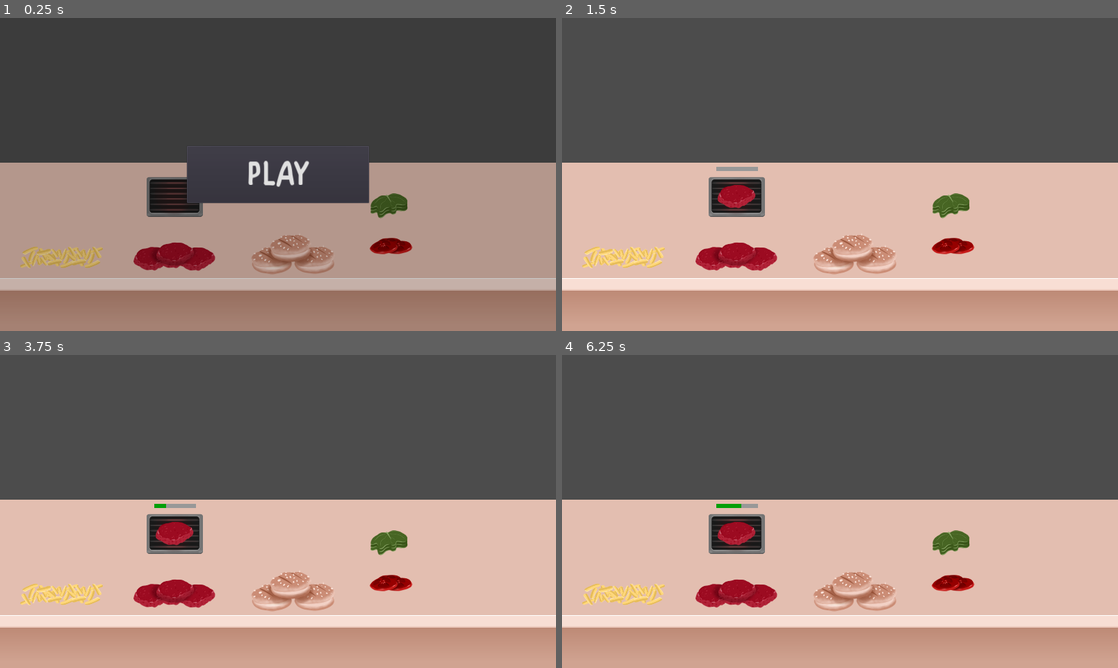
Above: before the commit, frames 1-4 (two rows, left to right).
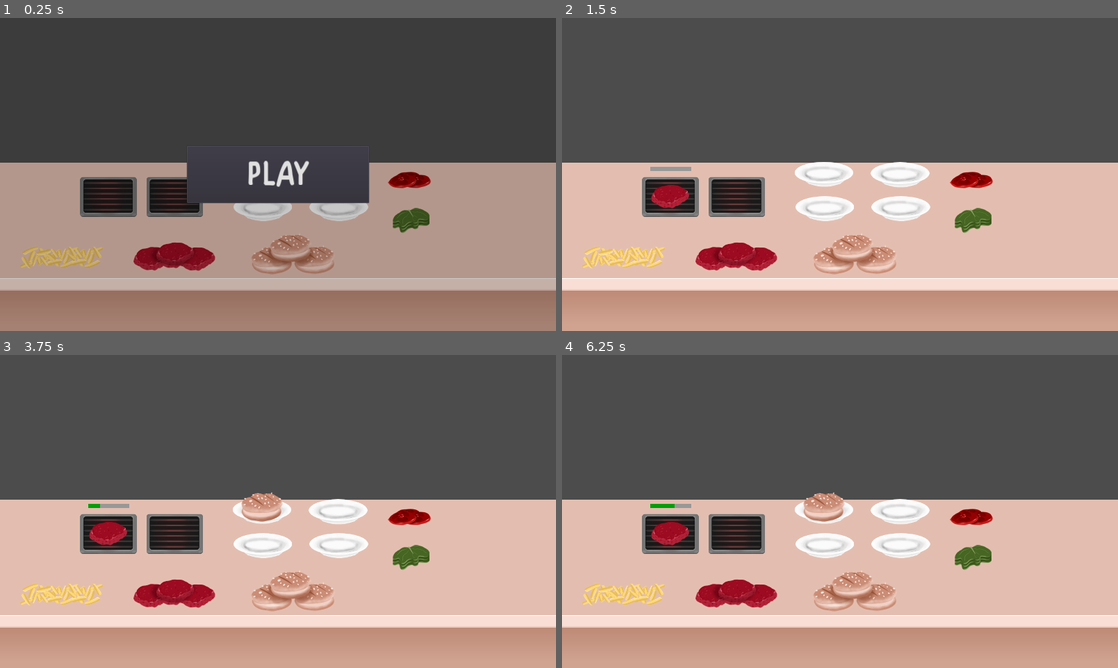
Above: after the commit, the same moments.

Repository: samuelpedrajas/MyVeganRestaurant
Game: Godot game, scene res://Scenes/Kitchen.tscn
Two runs of this game, one before a commit and one after it. Both use one fixed random seed, a clock stepped at 60 frames per second and the inputs below.
Inputs (mouse positions are in pixels of both pictures, inside the frame that each line leads up to):
- Up to frame 1 (0.25 s): no input
- Up to frame 2 (1.5 s): click "PLAY" at 0.5 s; tap Enter at 1.25 s; move the mouse to (734, 255) at 1.27 s; click (734, 255) at 1.42 s
- Up to frame 3 (3.75 s): tap Space at 2, 3.5 s; move the mouse to (389, 583) at 2.02 s; click (389, 583) at 2.17 s; tap Enter at 2.75 s; move the mouse to (389, 542) at 2.77 s; click (389, 542) at 2.92 s; move the mouse to (294, 589) at 3.52 s; click (294, 589) at 3.67 s
- Up to frame 4 (6.25 s): tap Enter at 4.25 s; move the mouse to (623, 592) at 4.27 s; click (623, 592) at 4.42 s; tap Space at 5 s; move the mouse to (673, 464) at 5.02 s; click (673, 464) at 5.17 s; move the mouse to (867, 511) at 5.77 s; click (867, 511) at 5.92 s

The runs differ from the first frame. In frame 1, 3.6% of the frame differs, in the area x 14-78%, y 49-76%; in frame 2, 5.8%, in the area x 14-78%, y 46-76%; in frame 3, 5.7%; in frame 4, 5.7%.

Commit message:
progress

Diff:
--- a/Scenes/ClickableArea.tscn
+++ b/Scenes/ClickableArea.tscn
@@ -8,6 +8,6 @@
 [node name="CollisionShape2D" type="CollisionShape2D" parent="."]
 
 [node name="Timer" type="Timer" parent="."]
-wait_time = 0.3
+wait_time = 0.1
 [connection signal="input_event" from="." to="." method="_on_ClickableArea_input_event"]
 [connection signal="timeout" from="Timer" to="." method="_on_Timer_timeout"]
--- /dev/null
+++ b/Scenes/Dishes/FastFood/BurgerBread.tscn
@@ -0,0 +1,18 @@
+[gd_scene load_steps=4 format=2]
+
+[ext_resource path="res://Scripts/Dish.gd" type="Script" id=1]
+[ext_resource path="res://Images/Kitchen/PanSuperior.png" type="Texture" id=2]
+[ext_resource path="res://Images/Kitchen/PanInferior.png" type="Texture" id=3]
+
+[node name="BurgerBread" type="Node2D"]
+script = ExtResource( 1 )
+reference = "BurgerBread"
+discard_price = 10
+ingredients = [ "BurgerBread" ]
+
+[node name="BottomBread" type="Sprite" parent="."]
+texture = ExtResource( 3 )
+
+[node name="TopBread" type="Sprite" parent="."]
+position = Vector2( 0, -32 )
+texture = ExtResource( 2 )
--- /dev/null
+++ b/Scenes/Dishes/FastFood/CompleteBurger.tscn
@@ -0,0 +1,34 @@
+[gd_scene load_steps=7 format=2]
+
+[ext_resource path="res://Images/Kitchen/PanSuperior.png" type="Texture" id=1]
+[ext_resource path="res://Images/Kitchen/PanInferior.png" type="Texture" id=2]
+[ext_resource path="res://Images/Kitchen/Tomate.png" type="Texture" id=3]
+[ext_resource path="res://Images/Kitchen/HamburguesaHecha.png" type="Texture" id=4]
+[ext_resource path="res://Scripts/Dish.gd" type="Script" id=5]
+[ext_resource path="res://Images/Kitchen/Lechuga.png" type="Texture" id=6]
+
+[node name="CompleteBurger" type="Node2D"]
+script = ExtResource( 5 )
+reference = "CompleteBurger"
+profit = 150
+discard_price = 50
+ingredients = [ "BurgerBread", "CookedBurger", "Tomato", "Lettuce" ]
+
+[node name="BottomBread" type="Sprite" parent="."]
+texture = ExtResource( 2 )
+
+[node name="CookedBurger" type="Sprite" parent="."]
+position = Vector2( 0, -19 )
+texture = ExtResource( 4 )
+
+[node name="Tomato" type="Sprite" parent="."]
+position = Vector2( 0, -20 )
+texture = ExtResource( 3 )
+
+[node name="Lettuce" type="Sprite" parent="."]
+position = Vector2( 0, -28 )
+texture = ExtResource( 6 )
+
+[node name="TopBread" type="Sprite" parent="."]
+position = Vector2( 0, -53 )
+texture = ExtResource( 1 )
--- /dev/null
+++ b/Scenes/Dishes/FastFood/LettuceBurger.tscn
@@ -0,0 +1,29 @@
+[gd_scene load_steps=6 format=2]
+
+[ext_resource path="res://Images/Kitchen/PanSuperior.png" type="Texture" id=1]
+[ext_resource path="res://Images/Kitchen/PanInferior.png" type="Texture" id=2]
+[ext_resource path="res://Images/Kitchen/HamburguesaHecha.png" type="Texture" id=3]
+[ext_resource path="res://Scripts/Dish.gd" type="Script" id=4]
+[ext_resource path="res://Images/Kitchen/Lechuga.png" type="Texture" id=5]
+
+[node name="LettuceBurger" type="Node2D"]
+script = ExtResource( 4 )
+reference = "LettuceBurger"
+profit = 120
+discard_price = 40
+ingredients = [ "BurgerBread", "CookedBurger", "Lettuce" ]
+
+[node name="BottomBread" type="Sprite" parent="."]
+texture = ExtResource( 2 )
+
+[node name="CookedBurger" type="Sprite" parent="."]
+position = Vector2( 0, -19 )
+texture = ExtResource( 3 )
+
+[node name="Lettuce" type="Sprite" parent="."]
+position = Vector2( 0, -20 )
+texture = ExtResource( 5 )
+
+[node name="TopBread" type="Sprite" parent="."]
+position = Vector2( 0, -49 )
+texture = ExtResource( 1 )
--- /dev/null
+++ b/Scenes/Dishes/FastFood/SimpleBurger.tscn
@@ -0,0 +1,24 @@
+[gd_scene load_steps=5 format=2]
+
+[ext_resource path="res://Scripts/Dish.gd" type="Script" id=1]
+[ext_resource path="res://Images/Kitchen/PanSuperior.png" type="Texture" id=2]
+[ext_resource path="res://Images/Kitchen/PanInferior.png" type="Texture" id=3]
+[ext_resource path="res://Images/Kitchen/HamburguesaHecha.png" type="Texture" id=4]
+
+[node name="SimpleBurger" type="Node2D"]
+script = ExtResource( 1 )
+reference = "SimpleBurger"
+profit = 100
+discard_price = 30
+ingredients = [ "BurgerBread", "CookedBurger" ]
+
+[node name="BottomBread" type="Sprite" parent="."]
+texture = ExtResource( 3 )
+
+[node name="CookedBurger" type="Sprite" parent="."]
+position = Vector2( 0, -19 )
+texture = ExtResource( 4 )
+
+[node name="TopBread" type="Sprite" parent="."]
+position = Vector2( 0, -46 )
+texture = ExtResource( 2 )
--- /dev/null
+++ b/Scenes/Dishes/FastFood/TomatoBurger.tscn
@@ -0,0 +1,29 @@
+[gd_scene load_steps=6 format=2]
+
+[ext_resource path="res://Images/Kitchen/PanSuperior.png" type="Texture" id=1]
+[ext_resource path="res://Images/Kitchen/PanInferior.png" type="Texture" id=2]
+[ext_resource path="res://Images/Kitchen/Tomate.png" type="Texture" id=3]
+[ext_resource path="res://Images/Kitchen/HamburguesaHecha.png" type="Texture" id=4]
+[ext_resource path="res://Scripts/Dish.gd" type="Script" id=5]
+
+[node name="TomatoBurger" type="Node2D"]
+script = ExtResource( 5 )
+reference = "TomatoBurger"
+profit = 120
+discard_price = 40
+ingredients = [ "BurgerBread", "CookedBurger", "Tomato" ]
+
+[node name="BottomBread" type="Sprite" parent="."]
+texture = ExtResource( 2 )
+
+[node name="CookedBurger" type="Sprite" parent="."]
+position = Vector2( 0, -19 )
+texture = ExtResource( 4 )
+
+[node name="Tomato" type="Sprite" parent="."]
+position = Vector2( 0, -20 )
+texture = ExtResource( 3 )
+
+[node name="TopBread" type="Sprite" parent="."]
+position = Vector2( 0, -49 )
+texture = ExtResource( 1 )
--- a/Scenes/Grill.tscn
+++ b/Scenes/Grill.tscn
@@ -1,8 +1,12 @@
-[gd_scene load_steps=4 format=2]
+[gd_scene load_steps=6 format=2]
 
 [ext_resource path="res://Scripts/FoodMachine.gd" type="Script" id=1]
 [ext_resource path="res://Images/Kitchen/Parrilla.png" type="Texture" id=2]
 [ext_resource path="res://Scenes/Timer.tscn" type="PackedScene" id=3]
+[ext_resource path="res://Scenes/ClickableArea.tscn" type="PackedScene" id=4]
+
+[sub_resource type="RectangleShape2D" id=1]
+extents = Vector2( 100.402, 70.9455 )
 
 [node name="Grill" type="Node2D" groups=[
 "Grill",
@@ -19,5 +23,13 @@
 
 [node name="Timer" parent="." instance=ExtResource( 3 )]
 position = Vector2( 0, -103 )
+
+[node name="ClickableArea" parent="." instance=ExtResource( 4 )]
+
+[node name="CollisionShape2D" parent="ClickableArea" index="0"]
+shape = SubResource( 1 )
 [connection signal="food_burned" from="Timer" to="." method="_on_Timer_food_burned"]
 [connection signal="food_cooked" from="Timer" to="." method="_on_Timer_food_cooked"]
+[connection signal="clicked" from="ClickableArea" to="." method="_on_ClickableArea_clicked"]
+
+[editable path="ClickableArea"]
--- a/Scenes/Kitchen.tscn
+++ b/Scenes/Kitchen.tscn
@@ -9,9 +9,30 @@
 [ext_resource path="res://Scenes/FoodSources/TomatoSource.tscn" type="PackedScene" id=7]
 [ext_resource path="res://Scenes/FoodSources/LettuceSource.tscn" type="PackedScene" id=8]
 [ext_resource path="res://Scenes/Grill.tscn" type="PackedScene" id=9]
+[ext_resource path="res://Scenes/Dishes/FastFood/BurgerBread.tscn" type="PackedScene" id=10]
+[ext_resource path="res://Scripts/Menu.gd" type="Script" id=11]
+[ext_resource path="res://Scenes/Dishes/FastFood/LettuceBurger.tscn" type="PackedScene" id=12]
+[ext_resource path="res://Scenes/Dishes/FastFood/TomatoBurger.tscn" type="PackedScene" id=13]
+[ext_resource path="res://Scenes/Dishes/FastFood/CompleteBurger.tscn" type="PackedScene" id=14]
+[ext_resource path="res://Scenes/Dishes/FastFood/SimpleBurger.tscn" type="PackedScene" id=15]
+[ext_resource path="res://Scenes/Plate.tscn" type="PackedScene" id=16]
 
 [node name="Kitchen" type="Node2D"]
 script = ExtResource( 3 )
+
+[node name="Menu" type="Node2D" parent="."]
+visible = false
+script = ExtResource( 11 )
+
+[node name="BurgerBread" parent="Menu" instance=ExtResource( 10 )]
+
+[node name="SimpleBurger" parent="Menu" instance=ExtResource( 15 )]
+
+[node name="LettuceBurger" parent="Menu" instance=ExtResource( 12 )]
+
+[node name="TomatoBurger" parent="Menu" instance=ExtResource( 13 )]
+
+[node name="CompleteBurger" parent="Menu" instance=ExtResource( 14 )]
 
 [node name="Table" type="Sprite" parent="."]
 position = Vector2( 960, 790 )
@@ -22,11 +43,11 @@
 kitchen = NodePath("../..")
 
 [node name="TomatoSource" parent="Table" instance=ExtResource( 7 )]
-position = Vector2( 390.176, -3.36359 )
+position = Vector2( 454.603, -231.106 )
 kitchen = NodePath("../..")
 
 [node name="LettuceSource" parent="Table" instance=ExtResource( 8 )]
-position = Vector2( 383.449, -141.271 )
+position = Vector2( 459.863, -90.3286 )
 kitchen = NodePath("../..")
 
 [node name="BreadSource" parent="Table" instance=ExtResource( 6 )]
@@ -37,8 +58,29 @@
 position = Vector2( -747.655, 35.9593 )
 kitchen = NodePath("../..")
 
-[node name="Grill" parent="Table" instance=ExtResource( 9 )]
+[node name="Grill1" parent="Table" instance=ExtResource( 9 )]
+position = Vector2( -585.54, -173.225 )
+kitchen = NodePath("../..")
+
+[node name="Grill2" parent="Table" instance=ExtResource( 9 )]
 position = Vector2( -356.54, -173.225 )
+order = 1
+kitchen = NodePath("../..")
+
+[node name="Plate1" parent="Table" instance=ExtResource( 16 )]
+position = Vector2( -55.4374, -248.78 )
+
+[node name="Plate2" parent="Table" instance=ExtResource( 16 )]
+position = Vector2( 207.491, -246.77 )
+order = 1
+
+[node name="Plate3" parent="Table" instance=ExtResource( 16 )]
+position = Vector2( -52.4408, -130.353 )
+order = 2
+
+[node name="Plate4" parent="Table" instance=ExtResource( 16 )]
+position = Vector2( 209.763, -130.353 )
+order = 3
 
 [node name="HUD" parent="." instance=ExtResource( 2 )]
 margin_right = 1920.0
--- /dev/null
+++ b/Scenes/Plate.tscn
@@ -0,0 +1,14 @@
+[gd_scene load_steps=3 format=2]
+
+[ext_resource path="res://Images/Kitchen/Plato.png" type="Texture" id=1]
+[ext_resource path="res://Scripts/Plate.gd" type="Script" id=2]
+
+[node name="Plate" type="Node2D" groups=[
+"Plate",
+]]
+script = ExtResource( 2 )
+
+[node name="Sprite" type="Sprite" parent="."]
+texture = ExtResource( 1 )
+
+[node name="Placeholder" type="Node2D" parent="."]
--- /dev/null
+++ b/Scripts/Dish.gd
@@ -0,0 +1,7 @@
+extends Node
+
+
+export(String) var reference
+export(int) var profit
+export(int) var discard_price
+export(Array) var ingredients
--- /dev/null
+++ b/Scripts/Editor/SetupPossibleSets.gd
@@ -0,0 +1,37 @@
+tool
+extends EditorScript
+
+
+var burger = [
+	{
+		"dish_name": "BurgerBread",
+		"ingredients": ["BurgerBread"],
+		"profit": 0
+	},
+	{
+		"dish_name": "SimpleBurger",
+		"ingredients": ["BurgerBread", "CookedBurger"],
+		"profit": 0
+	},
+	{
+		"dish_name": "LettuceBurger",
+		"ingredients":["BurgerBread", "CookedBurger", "Lettuce"],
+		"profit": 0
+	},
+	{
+		"dish_name": "TomatoBurger",
+		"ingredients": ["BurgerBread", "CookedBurger", "Tomato"],
+		"profit": 0
+	},
+	{
+		"dish_name": "CompleteBurger",
+		"ingredients": ["BurgerBread", "CookedBurger", "Lettuce", "Tomato"],
+		"profit": 0
+	}
+]
+
+var possible_sets = burger
+
+func _run():
+	var root = get_scene()
+	root.possible_sets = self.possible_sets.duplicate(true)
--- a/Scripts/FoodMachine.gd
+++ b/Scripts/FoodMachine.gd
@@ -6,6 +6,7 @@
 export(int) var cook_time = -1
 export(int) var burn_time = -1
 export(bool) var hide_ingredient = false
+export(NodePath) onready var kitchen = get_node(kitchen)
 
 
 var current_time = 0
@@ -33,6 +34,7 @@
 func drop_item():
 	$Placeholder.remove_child(self.ingredient)
 	self.ingredient = null
+	$Timer.stop()
 
 
 func _on_Timer_food_cooked():
@@ -41,3 +43,8 @@
 
 func _on_Timer_food_burned():
 	self.ingredient.evolve()
+
+
+func _on_ClickableArea_clicked():
+	if self.ingredient != null:
+		kitchen.use_item(self.ingredient, self)
--- a/Scripts/Kitchen.gd
+++ b/Scripts/Kitchen.gd
@@ -6,13 +6,41 @@
 	get_tree().get_root().connect("size_changed", self, "_on_size_changed")
 
 
-func select_destination(item):
+func send_to_destination(item, origin):
+	var destination = null
 	var destinations = get_tree().get_nodes_in_group(item.get_destination())
-	destinations = Utils.sort_by_attribute(destinations, "order")
-	for destination in destinations:
-		if not destination.is_busy():
-			return destination
-	return null
+	for _destination in destinations:
+		if not _destination.is_busy():
+			destination = _destination
+			break
+
+	if destination == null:
+		print("No destination is available")
+		return null
+
+	origin.drop_item()
+	destination.add_item(item)
+	print(
+		"%s was added to %s" % [
+			item.get_reference(), item.get_destination()
+		]
+	)
+	return destination
+
+
+func send_to_plate(item, origin):
+	var plates = get_tree().get_nodes_in_group(item.get_destination())
+	var menu = $Menu
+	print("select_plate_strategy not implemented yet")
+	for plate in plates:
+		var dish = menu.get_new_dish(plate.dish, item)
+		if dish == null:
+			continue
+		origin.drop_item()
+		plate.add_dish(dish)
+		return
+	print("No plates available for this item")
+
 
 func use_item(item, origin):
 	print("Using item: %s" % [item.get_reference()])
@@ -22,19 +50,11 @@
 		return
 
 	if destination_name == "Plate":
-		print("Plates not implemented yet")
+		send_to_plate(item, origin)
 	elif destination_name == "Platform":
 		print("Platforms not implemented yet")
 	else:
-		var destination = select_destination(item)
-		if destination == null:
-			print("No destination is available")
-		else:
-			origin.drop_item()
-			destination.add_item(item)
-			print(
-				"%s was added to %s" % [item.get_reference(), destination_name]
-			)
+		send_to_destination(item, origin)
 
 ### Signal Handlers ###
 
--- /dev/null
+++ b/Scripts/Menu.gd
@@ -0,0 +1,27 @@
+extends Node2D
+
+
+func get_new_dish_name(dish, ingredient):
+	var new_dish = _get_new_dish(dish, ingredient)
+	if new_dish == null:
+		return null
+	return new_dish.reference
+
+
+func get_new_dish(dish, ingredient):
+	var new_dish = _get_new_dish(dish, ingredient)
+	if new_dish == null:
+		return null
+	return new_dish.duplicate()
+
+
+func _get_new_dish(dish, ingredient):
+	var ingredients = []
+	if dish != null:
+		ingredients += dish.ingredients
+	ingredients.append(ingredient.get_reference())
+
+	for dish in get_children():
+		if Utils.arrays_have_same_content(ingredients, dish.ingredients):
+			return dish
+	return null
--- /dev/null
+++ b/Scripts/Plate.gd
@@ -0,0 +1,17 @@
+extends Node2D
+
+
+export(int) var order = 0
+
+var dish = null
+
+
+func add_dish(_dish):
+	for child in $Placeholder.get_children():
+		child.queue_free()
+	var old_dish_name = "None"
+	if  self.dish != null:
+		old_dish_name = self.dish.reference
+	self.dish = _dish
+	$Placeholder.add_child(_dish)
+	print("Plate: %s ---> %s" % [old_dish_name, _dish.reference])
--- a/Scripts/Utils.gd
+++ b/Scripts/Utils.gd
@@ -1,12 +1,21 @@
 extends Node
 
 
-func sort_by_attribute(array, attribute):
+func arrays_have_same_content(array1, array2):
+	if array1.size() != array2.size(): return false
+	for item in array1:
+		if !array2.has(item): return false
+		if array1.count(item) != array2.count(item): return false
+	return true
+
+
+func sort_by_attribute(array, attribute, _order):
 	var items = []
 	for item in array:
 		items.append({
 			"object": item,
-			"attribute": attribute
+			"attribute": attribute,
+			"order": _order
 		})
 	items.sort_custom(self, "customComparison")
 	var result = []
@@ -19,6 +28,9 @@
 	var object_a = a["object"]
 	var object_b = b["object"]
 	var attribute = a["attribute"]
+	var order = a["order"]
 	var value_a = object_a.get_attribute_value(attribute)
 	var value_b = object_b.get_attribute_value(attribute)
+	if order == "desc":
+		return value_a > value_b
 	return value_a < value_b
Not shown: 1 places in Scenes/Kitchen.tscn that only renumber resources
